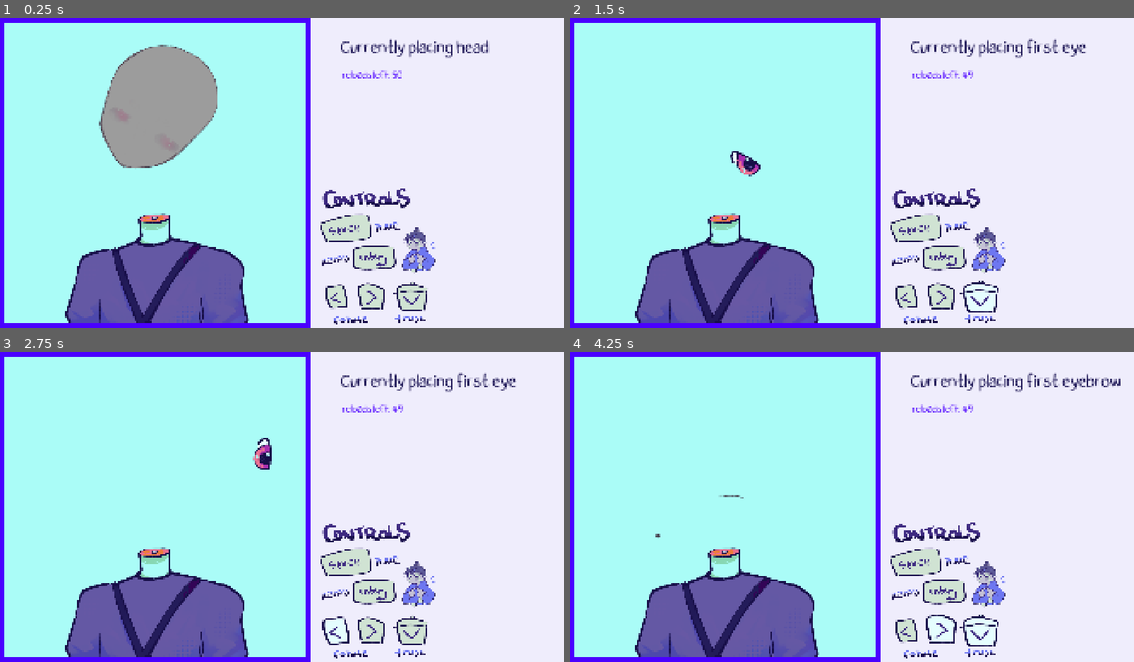
Above: before the commit, frames 1-4 (two rows, left to right).
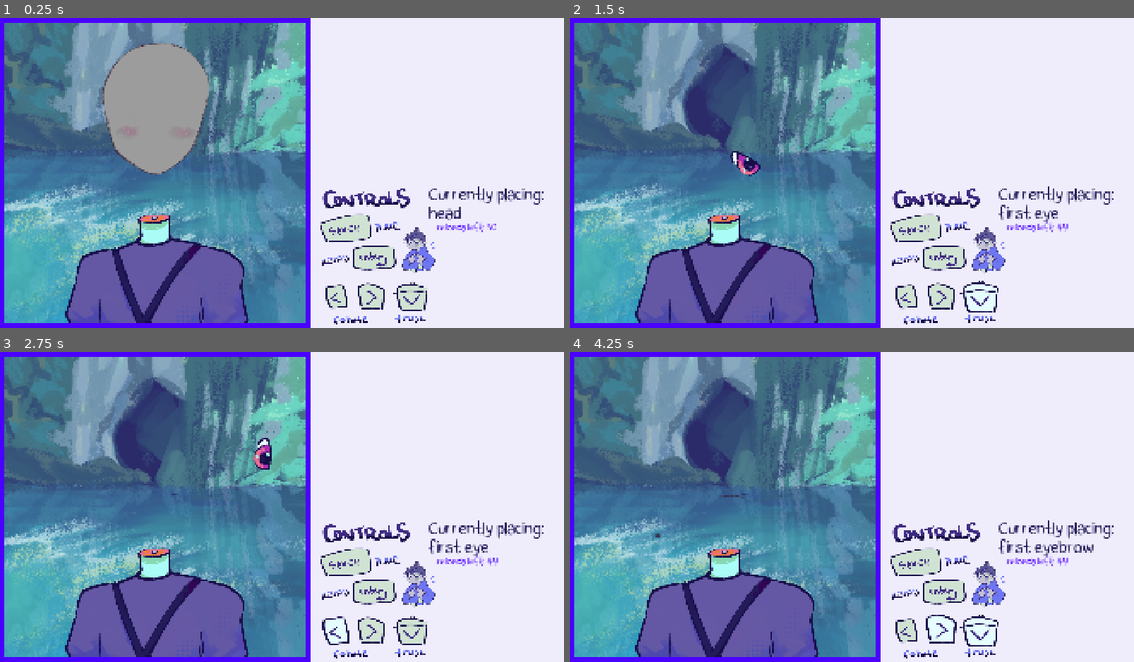
Above: after the commit, the same moments.

Repository: Herbeon/haven-toronto-game
Game: Godot game, scene res://game.tscn
Two runs of this game, one before a commit and one after it. Both use one fixed random seed, a clock stepped at 60 frames per second and the inputs below.
Inputs (mouse positions are in pixels of both pictures, inside the frame that each line leads up to):
- Up to frame 1 (0.25 s): no input
- Up to frame 2 (1.5 s): tap Enter (reload) at 0.5 s; move the mouse to (976, 157) at 0.52 s; hold Up 0.53-1.28 s; hold Left (rotate_ccwise) 0.53-1.28 s; click (976, 157) at 0.67 s; tap Right (rotate_clockwise) at 0.8, 1.35 s; move the mouse to (739, 188) at 1.27 s; hold Down (trashbin) from 1.28 s (still down)
- Up to frame 3 (2.75 s): tap Left (rotate_ccwise) at 1.55 s; move the mouse to (338, 438) at 2.02 s; release Down (trashbin) at 2.03 s; hold Up from 2.03 s (still down); hold Left (rotate_ccwise) from 2.03 s (still down); tap Right (rotate_clockwise) at 2.3 s
- Up to frame 4 (4.25 s): move the mouse to (823, 569) at 2.77 s; release Left (rotate_ccwise) at 2.78 s; tap Right (rotate_clockwise) at 2.85 s; click (823, 569) at 2.92 s; tap Left (rotate_ccwise) at 3.05 s; move the mouse to (1021, 553) at 3.52 s; release Up at 3.53 s; hold Down (trashbin) from 3.53 s (still down); hold Right (rotate_clockwise) from 3.53 s (still down); tap Alt at 3.6 s; tap Space (pause) at 4.15 s

The runs differ from the first frame. In frame 1, 40% of the frame differs, in the area x 0-97%, y 1-99%; in frame 2, 45%; in frame 3, 45%; in frame 4, 45%, in the area x 0-98%, y 1-99%.

Commit message:
clothes accessories. next is head accessories

Diff:
--- /dev/null
+++ b/havenBounceBack/clothesacc.gd
@@ -0,0 +1,71 @@
+extends CharacterBody2D
+
+
+signal done_clothesacc
+
+@export var speed = 400
+@export var visual = ""
+
+var placing_ca = false
+var can_be_paused_now = false
+
+
+func start():
+	visual = ["collar1","collar2","ribbon1"].pick_random()
+	$AnimatedSprite2D.play(visual)
+
+	get_node("CollisionShape2Dbig").disabled = true
+
+	if(visual.contains("collar1")):
+		get_node("CollisionShape2Dbig").disabled = false
+
+
+
+	placing_ca = true
+	position = Vector2(520,520)
+
+	var direction_x = randf_range(-0.5,0.5)
+	# yay gambling
+
+	var direction_y = randf_range(-0.5,0.5)
+	# yay more gambling
+
+	velocity = Vector2(direction_x,direction_y).normalized() * speed
+	# normalized makes the vector an integer (pythagorean theorem it)
+
+func _ready():
+	velocity = Vector2.ZERO
+
+	#start()
+
+func _physics_process(delta):
+	if(placing_ca):
+		if(Input.is_action_just_pressed("pause") && can_be_paused_now):
+			got_paused()
+
+		if(Input.is_action_just_pressed("rotate_clockwise")&& placing_ca):
+			$AnimatedSprite2D.rotate(PI/12)
+		if(Input.is_action_just_pressed("rotate_ccwise")&& placing_ca):
+			$AnimatedSprite2D.rotate(-PI/12)
+
+		var collision = move_and_collide(velocity * delta)
+		# move and collide returns a boolean if it hits something
+		if collision:
+			#var tween = create_tweesn()
+			#tween.tween_property($AnimatedSprite2D,"scale", Vector2(1.1,1.1), 0.1)
+			#tween.tween_property($AnimatedSprite2D,"scale", Vector2(1,1), 0.1)
+			if(!visual.contains("collar1")):
+				$AnimatedSprite2D.rotate(PI/2)
+
+			velocity = velocity.bounce(collision.get_normal())
+
+			#print(velocity)
+			if(abs(velocity.x) < 2000 && abs(velocity.y) < 2000):
+				velocity *= 1.1
+		can_be_paused_now = true
+
+func got_paused():
+	velocity = Vector2.ZERO
+	done_clothesacc.emit()
+	can_be_paused_now = false
+	placing_ca = false
--- a/havenBounceBack/clothesacc.tscn
+++ b/havenBounceBack/clothesacc.tscn
@@ -1,10 +1,53 @@
 [gd_scene format=3 uid="uid://8nsp8p2gk6tv"]
 
+[ext_resource type="Script" uid="uid://c5x7ptf3iwm16" path="res://clothesacc.gd" id="1_5dtfb"]
+[ext_resource type="Texture2D" uid="uid://c4ngfcamiug0a" path="res://images and character assets/Collar 1.PNG" id="1_6bndm"]
+[ext_resource type="Texture2D" uid="uid://bis2iu3o6k6m1" path="res://images and character assets/Collar 2.PNG" id="2_5dtfb"]
+[ext_resource type="Texture2D" uid="uid://c6vpoqwc7cdvu" path="res://images and character assets/head acc 2.PNG" id="3_4os5d"]
+
+[sub_resource type="CircleShape2D" id="CircleShape2D_3p08f"]
+radius = 58.034473
+
+[sub_resource type="RectangleShape2D" id="RectangleShape2D_tcrup"]
+size = Vector2(478, 109)
+
 [sub_resource type="SpriteFrames" id="SpriteFrames_tcrup"]
+animations = [{
+"frames": [{
+"duration": 1.0,
+"texture": ExtResource("1_6bndm")
+}],
+"loop": 1,
+"name": &"collar1",
+"speed": 5.0
+}, {
+"frames": [{
+"duration": 1.0,
+"texture": ExtResource("2_5dtfb")
+}],
+"loop": 1,
+"name": &"collar2",
+"speed": 5.0
+}, {
+"frames": [{
+"duration": 1.0,
+"texture": ExtResource("3_4os5d")
+}],
+"loop": 1,
+"name": &"ribbon1",
+"speed": 5.0
+}]
 
 [node name="clothesacc" type="CharacterBody2D" unique_id=1491631888]
+script = ExtResource("1_5dtfb")
 
 [node name="CollisionShape2D" type="CollisionShape2D" parent="." unique_id=1278180839]
+shape = SubResource("CircleShape2D_3p08f")
+
+[node name="CollisionShape2Dbig" type="CollisionShape2D" parent="." unique_id=1855208167]
+position = Vector2(-20, -1.5)
+shape = SubResource("RectangleShape2D_tcrup")
 
 [node name="AnimatedSprite2D" type="AnimatedSprite2D" parent="." unique_id=2074848652]
 sprite_frames = SubResource("SpriteFrames_tcrup")
+animation = &"collar1"
--- a/havenBounceBack/game.gd
+++ b/havenBounceBack/game.gd
@@ -31,6 +31,7 @@
 
 @onready var mouth = $mouth
 
+@onready var clothesacc = $clothesacc
 
 @onready var label = $Control/Label
 @onready var relabel = $Control/Relabel
@@ -51,6 +52,7 @@
 	ear2.done_ear.connect(ear_2_is_done)
 	mouth.done_mouth.connect(mouth_is_done)
 
+	clothesacc.done_clothesacc.connect(clothesacc_is_done)
 	eyebrow1.done_eb1.connect(eyebrow1_is_done)
 	eyebrow2.done_eb2.connect(eyebrow2_is_done)
 	new_game()
@@ -75,11 +77,11 @@
 	torso.start()
 	head.start()
 	current_part = $head
-	label.text = "Currently placing head"
+	label.text = "Currently placing:\nhead"
 	relabel.text = "reloads left: " + str(reloads_left)
 
 func head_is_done():
-	label.text = "Currently placing first eye"
+	label.text = "Currently placing:\nfirst eye"
 	current_part = $eye1
 
 	eye1.start()
@@ -87,53 +89,59 @@
 
 
 func eye1_is_done():
-	label.text = "Currently placing second eye"
+	label.text = "Currently placing:\nsecond eye"
 	current_part = $eye2
 	eye2.start()
 
 func eye2_is_done():
-	label.text = "Currently placing first eyebrow"
+	label.text = "Currently placing:\nfirst eyebrow"
 	current_part = $eyebrow1
 
 	eyebrow1.start()
 
 func eyebrow1_is_done():
-	label.text = "Currently placing second eyebrow"
+	label.text = "Currently placing:\nsecond eyebrow"
 	current_part = $eyebrow2
 
 	eyebrow2.start()
 
 func eyebrow2_is_done():
-	label.text = "Currently placing first ear"
+	label.text = "Currently placing:\nfirst ear"
 	current_part = $ear1
 
 	ear1.start()
 
 
 func ear_is_done():
-	label.text = "Currently placing second ear"
+	label.text = "Currently placing:\nsecond ear"
 
 	current_part = $ear2
 
 	ear2.start()
 
 func ear_2_is_done():
-	label.text = "Currently placing mouth"
+	label.text = "Currently placing:\nmouth"
 
 	current_part = $mouth
 	mouth.start()
 
 func mouth_is_done():
-	label.text = "Currently placing back of hair"
+	label.text = "Currently placing:\nback of hair"
 
 	current_part = $hairback
 	hairback.start()
 
 func hairback_is_done():
-	label.text = "Currently placing front of hair"
+	label.text = "Currently placing:\nfront of hair"
 
 	current_part = $hairfront
 	hairfront.start()
 
 func hairfront_is_done():
-	label.text = "Currently placing something I guess"
+	label.text = "Currently placing:\nclothing"
+
+	current_part = $clothesacc
+	clothesacc.start()
+
+func clothesacc_is_done():
+	label.text = "Currently placing:\nsomething"
--- a/havenBounceBack/game.tscn
+++ b/havenBounceBack/game.tscn
@@ -3,9 +3,9 @@
 [ext_resource type="Texture2D" uid="uid://d4b8sey340oqa" path="res://backgrounds/porple thing.png" id="1_e2o6t"]
 [ext_resource type="Script" uid="uid://hijeq1pt7gji" path="res://game.gd" id="1_fc0e3"]
 [ext_resource type="FontFile" uid="uid://0tenstpyqr73" path="res://CoriFont.ttf" id="2_e8heu"]
-[ext_resource type="Texture2D" uid="uid://brd1dgywy1nsp" path="res://backgrounds/cyan bg.png" id="3_ryrav"]
 [ext_resource type="PackedScene" uid="uid://djicpc76ou862" path="res://head.tscn" id="4_7jktm"]
 [ext_resource type="PackedScene" uid="uid://dpfcb61p4xb8e" path="res://torso.tscn" id="4_ryrav"]
+[ext_resource type="Texture2D" uid="uid://u0ltr3xuybna" path="res://images and character assets/Bg.png" id="4_x5p1p"]
 [ext_resource type="Script" uid="uid://3i7oe4mldhu7" path="res://controls_explained.gd" id="5_7sc4i"]
 [ext_resource type="Texture2D" uid="uid://d0jh86kvc2fsn" path="res://backgrounds/controls2.png" id="5_x5p1p"]
 [ext_resource type="Texture2D" uid="uid://d3dmu0vh273mj" path="res://backgrounds/spacepressed.png" id="6_80cx4"]
@@ -22,6 +22,7 @@
 [ext_resource type="PackedScene" uid="uid://d1q0nlvaggd2k" path="res://hairfront.tscn" id="19_boyg6"]
 [ext_resource type="PackedScene" uid="uid://c1faffmk11exl" path="res://eyebrow_1.tscn" id="20_hb5m1"]
 [ext_resource type="PackedScene" uid="uid://i0nxfc51dnfi" path="res://eyebrow_2.tscn" id="21_x5p1p"]
+[ext_resource type="PackedScene" uid="uid://8nsp8p2gk6tv" path="res://clothesacc.tscn" id="23_qhcbd"]
 
 [sub_resource type="LabelSettings" id="LabelSettings_m6jhr"]
 font = ExtResource("2_e8heu")
@@ -55,26 +56,26 @@
 [node name="Control" type="Control" parent="." unique_id=828224688]
 layout_mode = 3
 anchors_preset = 0
-offset_left = 345.0
-offset_top = 320.0
-offset_right = 385.0
-offset_bottom = 360.0
+offset_left = 1638.0
+offset_top = 550.0
+offset_right = 1678.0
+offset_bottom = 590.0
 
 [node name="Label" type="Label" parent="Control" unique_id=1692377689]
 layout_mode = 0
-offset_left = 815.0
-offset_top = -246.0
-offset_right = 983.0
-offset_bottom = -223.0
+offset_left = -178.0
+offset_top = 25.0
+offset_right = 307.0
+offset_bottom = 86.0
 text = "Currently placing: eye"
 label_settings = SubResource("LabelSettings_m6jhr")
 
 [node name="Relabel" type="Label" parent="Control" unique_id=907465893]
 layout_mode = 0
-offset_left = 820.0
-offset_top = -141.0
-offset_right = 912.0
-offset_bottom = -118.0
+offset_left = -151.0
+offset_top = 148.0
+offset_right = 54.0
+offset_bottom = 185.0
 text = "reloads left: 50"
 label_settings = SubResource("LabelSettings_j5wjh")
 
@@ -88,7 +89,7 @@
 offset_top = 16.0
 offset_right = 1040.0
 offset_bottom = 1040.0
-texture = ExtResource("3_ryrav")
+texture = ExtResource("4_x5p1p")
 
 [node name="controls explained" type="TextureRect" parent="." unique_id=1816787531]
 offset_left = 1069.0
@@ -206,6 +207,12 @@
 position = Vector2(-1035, 1125)
 collision_layer = 256
 collision_mask = 256
+
+[node name="clothesacc" parent="." unique_id=1491631888 instance=ExtResource("23_qhcbd")]
+z_index = 15
+position = Vector2(-367, 1383)
+collision_layer = 2
+collision_mask = 2
 
 [node name="ColorRect" type="ColorRect" parent="." unique_id=1890427670]
 z_index = -10
--- a/havenBounceBack/head.gd
+++ b/havenBounceBack/head.gd
@@ -39,7 +39,10 @@
 			var tween = create_tween()
 			tween.tween_property($AnimatedSprite2D,"scale", Vector2(1.1,1.1), 0.1)
 			tween.tween_property($AnimatedSprite2D,"scale", Vector2(1,1), 0.1)
-			$AnimatedSprite2D.rotate(PI / 12)
+			if(randf() < 0.5):
+				$AnimatedSprite2D.rotate(PI / 20)
+			else:
+				$AnimatedSprite2D.rotate(-PI / 20)
 			velocity = velocity.bounce(collision.get_normal())
 
 			var thing_we_hit = collision.get_collider()
Not shown, added: havenBounceBack/clothesacc.gd.uid
Binary file changed: havenBounceBack/images and character assets/Collar 1.PNG
Binary file changed: havenBounceBack/images and character assets/Collar 2.PNG
Binary file changed: havenBounceBack/images and character assets/head acc 2.PNG
Not shown, changed: havenBounceBack/images and character assets/head acc 2.PNG.import
Not shown, added: havenBounceBack/images and character assets/Collar 1.PNG~
Not shown, added: havenBounceBack/images and character assets/Collar 2.PNG~
Not shown, added: havenBounceBack/images and character assets/head acc 2.PNG~
